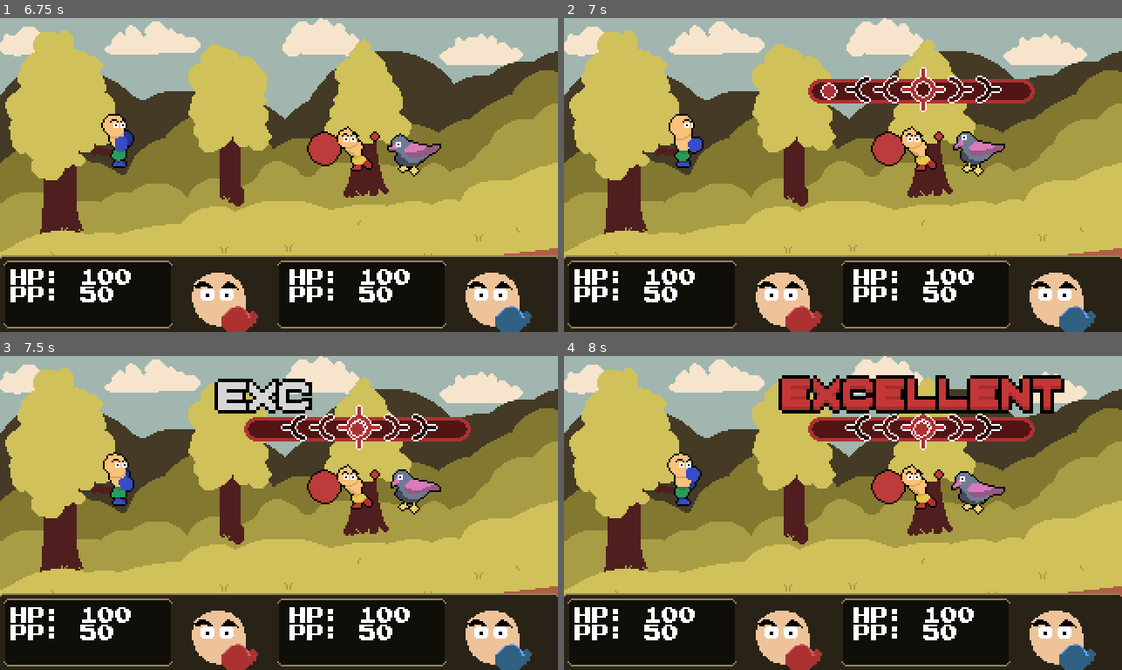
Above: before the commit, frames 1-4 (two rows, left to right).
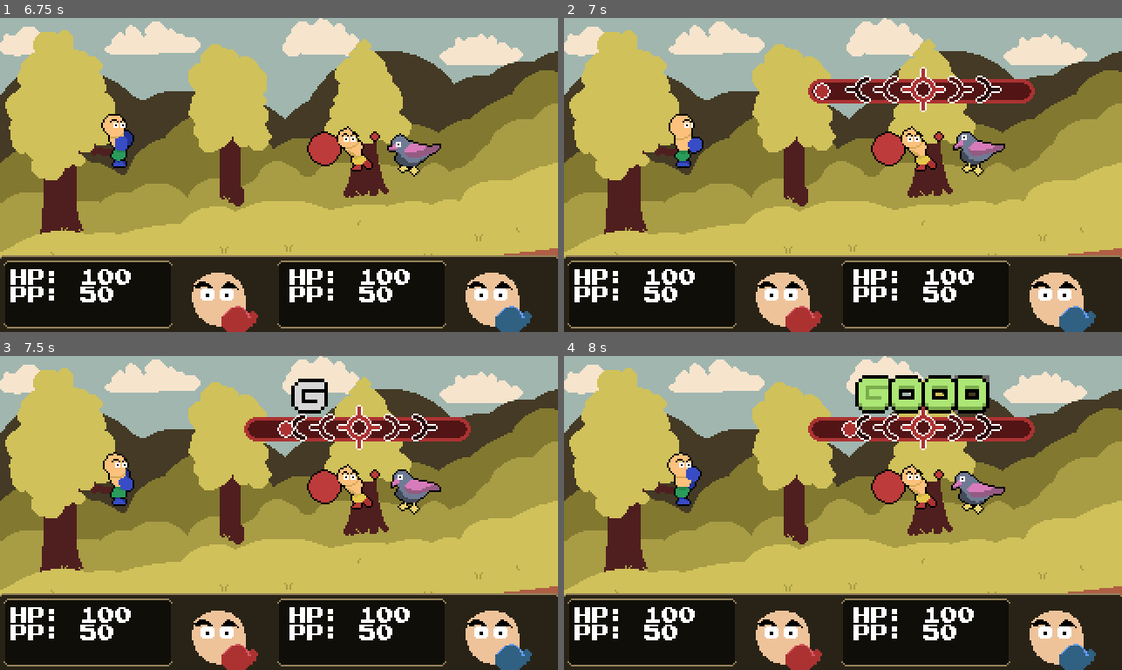
Above: after the commit, the same moments.

Repository: thePeine/bird-boss-rpg
Game: Godot game, scene res://TopLevelScenes/Level1/Level1.tscn
Same seed, same stepped clock (60 frames per second), same inputs: the game is played once before the commit and once after it.
Inputs (mouse positions are in pixels of both pictures, inside the frame that each line leads up to):
- Up to frame 1 (6.75 s): tap Enter (ui_accept) at 0.5, 0.77, 1.52, 3.02, 3.77, 4.52, 6.02 s; move the mouse to (401, 159) at 0.52 s; hold Right (ui_right) 0.53-1.28 s; tap Space (DialogNext) every 0.75 s from 0.6 to 6.6 s; click (401, 159) at 0.67 s; move the mouse to (167, 190) at 1.27 s; hold Down (ui_down) 1.28-2.03 s; move the mouse to (334, 105) at 2.02 s; hold Right (ui_right) 2.03-2.78 s; move the mouse to (251, 237) at 2.77 s; hold Up (ui_up) 2.78-3.53 s; click (251, 237) at 2.92 s; move the mouse to (446, 222) at 3.52 s; hold Left (ui_left) 3.53-5.03 s; move the mouse to (111, 127) at 4.27 s; move the mouse to (306, 175) at 5.02 s; hold Down (ui_down) 5.03-5.78 s; click (306, 175) at 5.17 s; move the mouse to (195, 96) at 5.77 s; hold Right (ui_right) 5.78-6.53 s; move the mouse to (401, 159) at 6.52 s; hold Up (ui_up) from 6.53 s (still down)
- Up to frame 2 (7 s): keep holding Up (ui_up); tap Enter (ui_accept) at 6.77 s
- Up to frame 3 (7.5 s): move the mouse to (167, 528) at 7.27 s; release Up (ui_up) at 7.28 s; hold Right (ui_right) from 7.28 s (still down); tap Space (DialogNext) at 7.35 s; click (167, 528) at 7.42 s
- Up to frame 4 (8 s): keep holding Right (ui_right); tap Enter (ui_accept) at 7.52 s

Frame 1 is identical in both runs. In frame 2, 0.1% of the frame differs, in the area x 44-50%, y 20-27%; in frame 3, 2.1%; in frame 4, 5.5%, in the area x 38-90%, y 6-27%.

Commit message:
Functional battle completed.

Diff:
--- a/Game/TopLevelScenes/Battle/BattleScene.tscn
+++ b/Game/TopLevelScenes/Battle/BattleScene.tscn
@@ -7,6 +7,7 @@
 [ext_resource type="Texture2D" uid="uid://dvc0syuunk0fd" path="res://TopLevelScenes/Battle/selectionarrowchoose-Sheet.png" id="5_p2y88"]
 [ext_resource type="Texture2D" uid="uid://cfsq0y27ioe2i" path="res://TopLevelScenes/Battle/StatsUI.png" id="6_ktywu"]
 [ext_resource type="Texture2D" uid="uid://5pca52sqedf1" path="res://TopLevelScenes/Battle/TransitionBattlev2-Sheet.png" id="7_hsn0i"]
+[ext_resource type="AudioStream" uid="uid://b4m70xvn5uftr" path="res://TopLevelScenes/Battle/battle.mp3" id="8_5bnu8"]
 
 [sub_resource type="AtlasTexture" id="AtlasTexture_ktywu"]
 atlas = ExtResource("5_p2y88")
@@ -253,3 +254,7 @@
 frame = 14
 frame_progress = 1.0
 centered = false
+
+[node name="AudioStreamPlayer2D" type="AudioStreamPlayer2D" parent="." unique_id=2059526079]
+stream = ExtResource("8_5bnu8")
+autoplay = true
--- a/Game/game_objects/Player1/p1_battle.gd
+++ b/Game/game_objects/Player1/p1_battle.gd
@@ -53,8 +53,8 @@
 func _ready() -> void:
     _state = State.WAITING
     aim_tween = create_tween().set_loops()
-    aim_tween.tween_property(aimball, "position", aimball_end.position, 1).set_trans(Tween.TRANS_SINE).set_ease(Tween.EASE_IN_OUT) # Fade out over 1 second
-    aim_tween.tween_property(aimball, "position", aimball_start.position, 1).set_trans(Tween.TRANS_SINE).set_ease(Tween.EASE_IN_OUT) # Fade in over 1 second
+    aim_tween.tween_property(aimball, "position", aimball_end.position, 2).set_trans(Tween.TRANS_SINE).set_ease(Tween.EASE_IN_OUT) # Fade out over 1 second
+    aim_tween.tween_property(aimball, "position", aimball_start.position, 2).set_trans(Tween.TRANS_SINE).set_ease(Tween.EASE_IN_OUT) # Fade in over 1 second
 
     if party_member_name == "p2":
         var shader_material: ShaderMaterial = animated_sprite_2d.material.duplicate()
Not shown, added: Game/TopLevelScenes/Battle/battle.mp3.import
Not shown, added: Game/TopLevelScenes/Battle/battle.mp3
